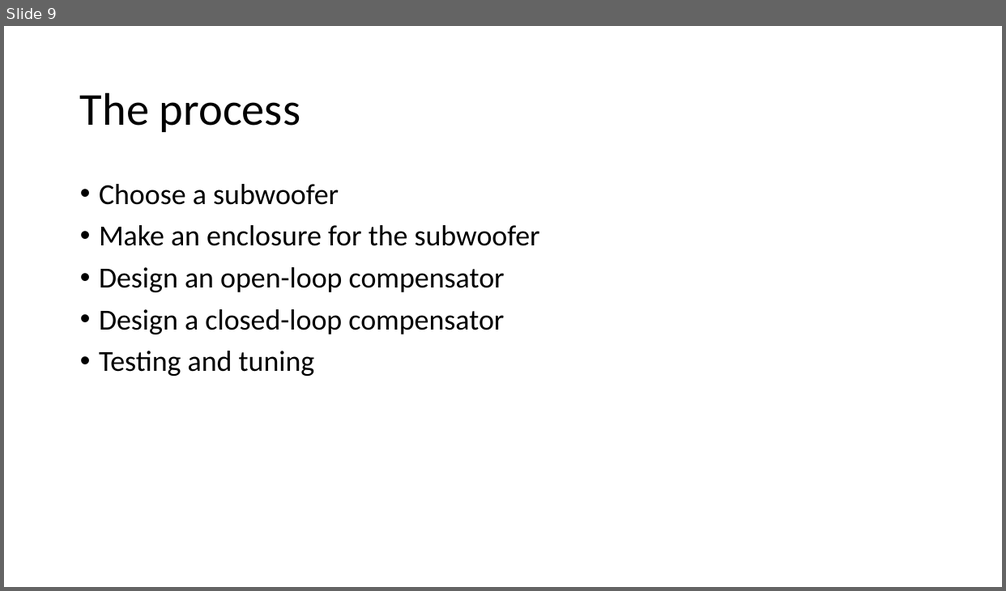
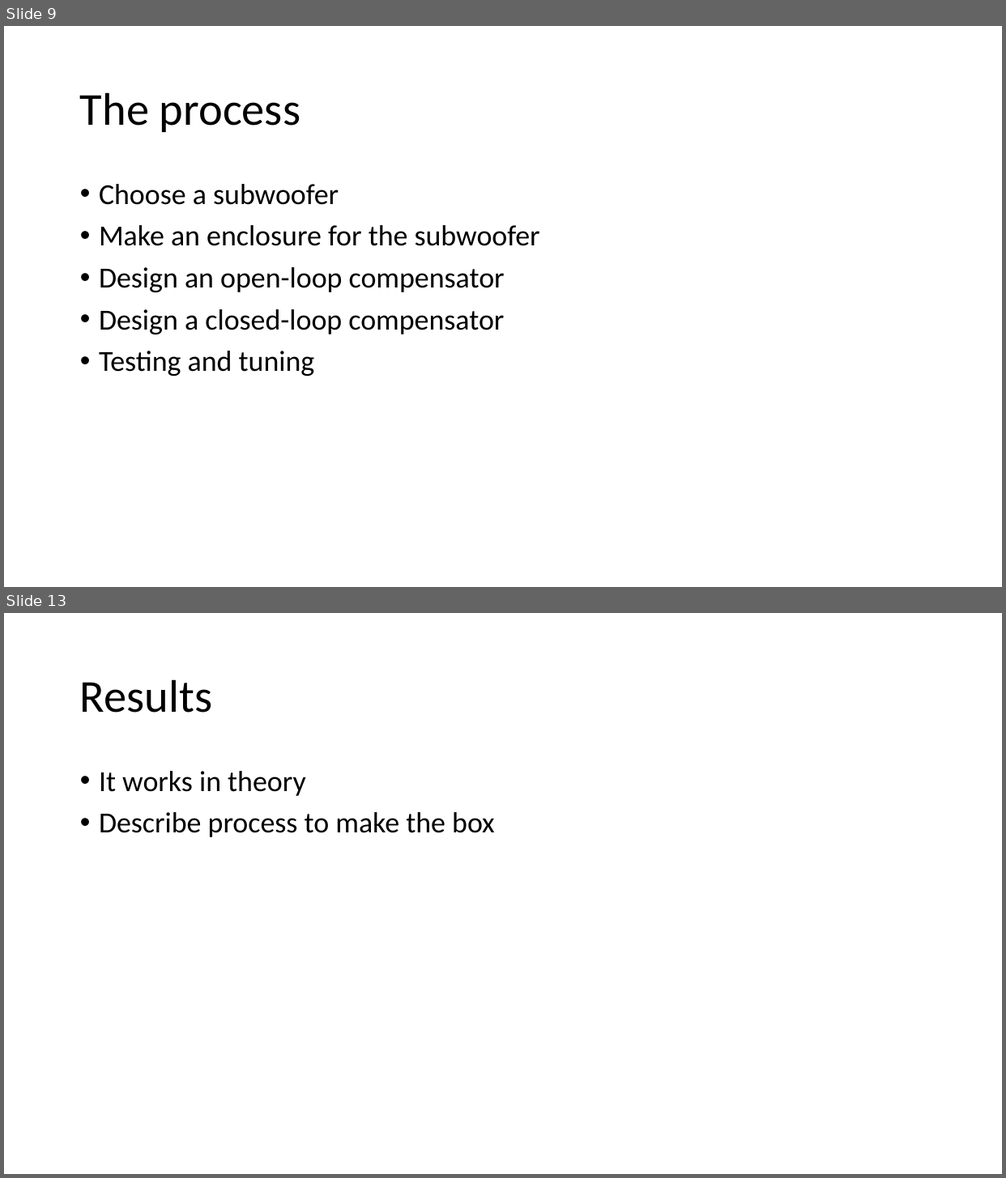
Before and after one commit to spez1998/3rd-year-project, a slide deck: Deliverables/2ndMarkerViva/viva_presentation.pptx. Shown one above the other, each under a label of ours: slide 9 before the commit, slides 9 and 13 after it; the slides between them are not shown. The pictures are 1006x591 and 1006x1178 pixels, drawn with LibreOffice and Linux fonts; fonts in the diff are those of the drawing. Boxes give left, top, right and bottom in pixels: in the first picture for what was removed or moved away, otherwise in the second. Text is boxed around its words. In the diff, an @@ line names an element or a change of style, - is before the commit and + after.

```diff
--- a/Deliverables/2ndMarkerViva/viva_presentation.pptx
+++ b/Deliverables/2ndMarkerViva/viva_presentation.pptx
@@ slide 13 added at [4,613,1002,1174], background #FFFFFF @@
@@ title added at [80,679,212,713], 44 pt, text #000000 @@
+Results
@@ text added at [99,771,495,837], 28 pt, text #000000 @@
+• It works in theory
+• Describe process to make the box
```
Also in this commit, not shown: 5 slides changed, 2 other slides added, 1 other file.
